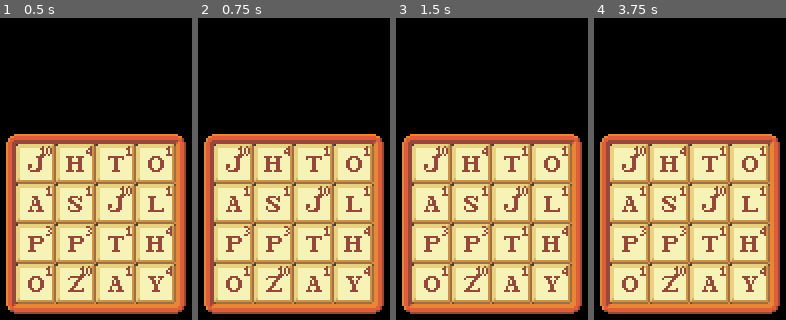
Above: before the commit, frames 1-4 (left to right).
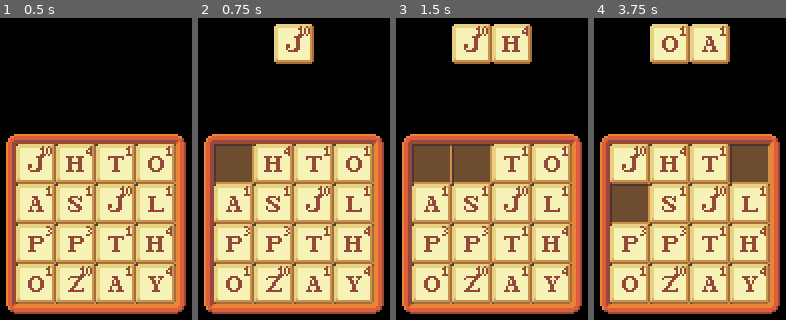
Above: after the commit, the same moments.

Repository: jakubg1/q-stab
Game: Godot game, scene res://scenes/main.tscn
Two runs of this game, one before a commit and one after it. Both use one fixed random seed, a clock stepped at 60 frames per second and the inputs below.
Inputs (mouse positions are in pixels of both pictures, inside the frame that each line leads up to):
- Up to frame 1 (0.5 s): no input
- Up to frame 2 (0.75 s): tap Enter at 0.5 s; move the mouse to (234, 162) at 0.52 s; hold Shift from 0.53 s (still down); tap Backspace at 0.6 s; click (234, 162) at 0.67 s
- Up to frame 3 (1.5 s): tap Space at 1.25 s; move the mouse to (472, 162) at 1.27 s; release Shift at 1.28 s; tap Shift at 1.35 s; click (472, 162) at 1.42 s
- Up to frame 4 (3.75 s): tap Delete at 1.55, 2.1 s; tap Enter at 2, 3.5 s; move the mouse to (709, 162) at 2.02 s; click (709, 162) at 2.17 s; tap Backspace at 2.3, 2.85 s; tap Space at 2.75 s; move the mouse to (749, 162) at 2.77 s; click (749, 162) at 2.92 s; tap Shift at 3.05 s; move the mouse to (630, 205) at 3.52 s; hold Shift from 3.53 s (still down); click (630, 205) at 3.67 s

Frame 1 is identical in both runs. In frame 2, 5.5% of the frame differs, in the area x 8-61%, y 1-55%; in frame 3, 11%, in the area x 8-71%, y 1-55%; in frame 4, 11%.

Commit message:
Implement letter staging, fix mouse input
- Fixed mouse input not working.
- Letters can be now moved to the stage area and back to the rack.
  - The player can move the tiles to the staging area both by typing them in or by clicking them.
    - Typing U after a Qu tile is placed is suppressed for QoL purposes.
  - The player can move the tiles back to the rack by:
    - pressing Backspace to remove the most recent tile,
    - pressing Shift+Backspace, Delete or Escape to remove all letters,
    - clicking any letter in the staging area to remove that and all subsequent letters.
- Re-anchored the letter tile to the top left corner instead of center.
- The window scaling has been set to viewport.
- Cleaned up some code in terms of boolean comparisons, type inferrence and stuff like that.

Diff:
--- a/project.godot
+++ b/project.godot
@@ -23,6 +23,7 @@
 
 window/size/viewport_width=1200
 window/size/viewport_height=675
+window/stretch/mode="viewport"
 
 [physics]
 
--- a/scenes/game.tscn
+++ b/scenes/game.tscn
@@ -1,5 +1,6 @@
 [gd_scene format=3 uid="uid://b7a1vg5211i7h"]
 
+[ext_resource type="Script" uid="uid://bri670w5c1is5" path="res://scripts/letter_manager.gd" id="1_lnu2h"]
 [ext_resource type="PackedScene" uid="uid://eks5o40sbdl2" path="res://scenes/letter_rack.tscn" id="1_uwrxv"]
 [ext_resource type="PackedScene" uid="uid://dmcu3x7vffmda" path="res://scenes/letter_stage.tscn" id="2_yqjtg"]
 
@@ -11,8 +12,11 @@
 mouse_filter = 2
 color = Color(0, 0, 0, 1)
 
-[node name="LetterRack" parent="." unique_id=1857639040 instance=ExtResource("1_uwrxv")]
+[node name="LetterManager" type="Node" parent="." unique_id=726949799]
+script = ExtResource("1_lnu2h")
+
+[node name="LetterRack" parent="LetterManager" unique_id=1857639040 instance=ExtResource("1_uwrxv")]
 position = Vector2(160, 120)
 
-[node name="LetterStage" parent="." unique_id=354605681 instance=ExtResource("2_yqjtg")]
+[node name="LetterStage" parent="LetterManager" unique_id=354605681 instance=ExtResource("2_yqjtg")]
 position = Vector2(200, 60)
--- a/scenes/letter_tile.tscn
+++ b/scenes/letter_tile.tscn
@@ -20,14 +20,17 @@
 
 [node name="Tile" type="Sprite2D" parent="." unique_id=229477545]
 texture = SubResource("AtlasTexture_aifkk")
+centered = false
 
 [node name="Letter" type="Sprite2D" parent="Tile" unique_id=149417277]
 texture = SubResource("AtlasTexture_rw07q")
+centered = false
 
 [node name="Hover" type="Area2D" parent="." unique_id=1136965543]
 script = ExtResource("3_1gko5")
 
 [node name="HoverRect" type="CollisionShape2D" parent="Hover" unique_id=1665111346]
+position = Vector2(10, 10)
 shape = SubResource("RectangleShape2D_pbye1")
 
 [connection signal="mouse_entered" from="Hover" to="Hover" method="_on_mouse_entered"]
--- a/scenes/main.tscn
+++ b/scenes/main.tscn
@@ -21,6 +21,7 @@
 
 [node name="SubViewport" type="SubViewport" parent="SubViewportContainer" unique_id=39051748]
 handle_input_locally = false
+physics_object_picking = true
 size = Vector2i(400, 225)
 render_target_update_mode = 4
 
--- /dev/null
+++ b/scripts/letter_manager.gd
@@ -0,0 +1,83 @@
+extends Node
+
+@onready var letterRack: Node2D = $LetterRack
+@onready var letterStage: Node2D = $LetterStage
+
+# Moves a letter from the specified index in the rack to the stage.
+func moveLetterToStage(index: int) -> void:
+	var tile = letterRack.getTile(index)
+	if tile:
+		letterStage.addTile(tile)
+
+# Moves a letter from the specified key being pressed from the rack to the stage.
+func moveLetterToStageFromKey(letter: String) -> void:
+	# Do not move a U after a Qu tile. QoL FTW!
+	if letter == "u":
+		var lastTile = letterStage.getLastTile()
+		if lastTile and lastTile.getLetter() == "q":
+			return
+	# Look for the appropriate tile in the rack and move it if it exists.
+	var tile = letterRack.getTileFromLetter(letter)
+	if tile:
+		letterStage.addTile(tile)
+
+# Moves the last letter from the stage back to the rack and returns it.
+# If no letters were in the stage, does nothing and returns `null`.
+func moveLetterToRack() -> Node:
+	var tile = letterStage.removeTile()
+	if tile:
+		letterRack.returnTile(tile)
+	return tile
+
+# Moves all letters from the stage back to the rack.
+func moveAllLettersToRack() -> void:
+	while true:
+		var lastTile = moveLetterToRack()
+		if not lastTile:
+			break
+
+# Moves all letters from the stage back to the rack until the specified tile (inclusive!).
+func moveLettersToRackUntil(tile: Node) -> void:
+	while true:
+		var lastTile = moveLetterToRack()
+		if not lastTile or lastTile == tile:
+			break
+
+# Called when the node enters the scene tree for the first time.
+func _ready() -> void:
+	pass # Replace with function body.
+
+# Called every frame. 'delta' is the elapsed time since the previous frame.
+func _process(delta: float) -> void:
+	pass
+
+# Called on an input event.
+func _input(event: InputEvent) -> void:
+	if event is InputEventMouseButton and event.pressed:
+		# Handle mouse button presses.
+		if event.button_index == MOUSE_BUTTON_LEFT:
+			# Check rack -> stage
+			var tile = letterRack.getHoveredTile()
+			if tile:
+				letterStage.addTile(tile)
+			else:
+				# Check stage -> rack
+				var stageTile = letterStage.getHoveredTile()
+				if stageTile:
+					moveLettersToRackUntil(stageTile)
+	if event is InputEventKey and event.pressed:
+		# Handle keyboard keys.
+		if event.keycode == KEY_BACKSPACE:
+			if Input.is_key_pressed(KEY_SHIFT):
+				moveAllLettersToRack()
+			else:
+				moveLetterToRack()
+		elif event.keycode == KEY_DELETE:
+			moveAllLettersToRack()
+		elif event.keycode == KEY_ESCAPE:
+			moveAllLettersToRack()
+		else:
+			# Handle a letter being pressed.
+			var code = event.get_unicode()
+			if code != 0:
+				moveLetterToStageFromKey(char(code))
--- a/scripts/letter_rack.gd
+++ b/scripts/letter_rack.gd
@@ -3,16 +3,23 @@
 const LETTER_TILE := preload("res://scenes/letter_tile.tscn")
 var tiles: Dictionary[int, Node] = {}
 
-# Returns the tile node position at specific coordinates.
-func getTilePosition(x: int, y: int) -> Vector2:
-	return Vector2(x * 20 + 10, y * 20 + 10)
+# Returns the tile node position at specific index.
+func getTilePosition(index: int) -> Vector2:
+	return Vector2((index % 4) * 20, (index / 4) * 20)
 
-# Adds a new tile to the rack at given coordinates.
+# Adds a new tile to the rack at given index.
 func addTile(index: int) -> void:
 	var tile = LETTER_TILE.instantiate()
 	tiles[index] = tile
 	$Letters.add_child(tile)
-	tile.position = getTilePosition(index % 4, index / 4)
+	tile.position = getTilePosition(index)
+	tile.setRackIndex(index)
+
+# Returns the specified tile back to the rack.
+func returnTile(tile: Node) -> void:
+	tile.setOnRack(true)
+	tile.reparent(self)
+	tile.position = getTilePosition(tile.getRackIndex())
 
 # Returns a tile at given tile index.
 func getTile(index: int) -> Node:
@@ -21,29 +28,24 @@
 # Returns the first tile matching the given letter, or `null` if there isn't any.
 func getTileFromLetter(letter: String) -> Node:
 	for i in 16:
-		var tile := getTile(i)
-		if tile.getLetter() == letter:
-			print(i)
+		var tile = getTile(i)
+		if tile.isOnRack() and tile.getLetter() == letter:
+			return tile
+	return null
+
+# Returns the currently hovered tile, or `null` if there isn't any.
+func getHoveredTile() -> Node:
+	for i in 16:
+		var tile = getTile(i)
+		if tile.isOnRack() and tile.isHovered():
 			return tile
 	return null
 
 # Called when the node enters the scene tree for the first time.
 func _ready() -> void:
-	set_process_input(true)
 	for i in 16:
 		addTile(i)
 
 # Called every frame. 'delta' is the elapsed time since the previous frame.
 func _process(delta: float) -> void:
-	for i in 16:
-		var tile := getTile(i)
-		if tile.isHovered():
-			print("Hovered: " + str(i))
-
-# Called on an input event.
-func _input(event: InputEvent):
-	if event is InputEventKey && event.pressed:
-		var code: int = event.get_unicode()
-		if code != 0:
-			var letter: String = char(event.get_unicode())
-			print(getTileFromLetter(letter))
+	pass
--- a/scripts/letter_stage.gd
+++ b/scripts/letter_stage.gd
@@ -4,16 +4,32 @@
 
 # Takes the specified tile out of the rack and moves it to the stage.
 func addTile(tile: Node) -> void:
-	pass
+	tile.setOnRack(false)
+	tile.reparent(self)
+	tiles.append(tile)
+	refreshTilePositions()
 
-# Removes the last tile from the stage and moves it back to the rack.
-func removeTile() -> void:
-	pass
+# Removes the last tile from the stage and returns it.
+func removeTile() -> Node:
+	var tile = tiles.pop_back()
+	refreshTilePositions()
+	return tile
 
 # Removes all tiles from the stage and moves them back to the rack.
 func removeAllTiles() -> void:
 	while len(tiles) > 0:
 		removeTile()
+
+# Returns the most recent (rightmost) tile in the stage, or `null` if the stage is empty.
+func getLastTile() -> Node:
+	return tiles[-1] if len(tiles) > 0 else null
+
+# Returns the currently hovered tile in the stage, or `null` if none is hovered.
+func getHoveredTile() -> Node:
+	for tile in tiles:
+		if tile.isHovered():
+			return tile
+	return null
 
 # Returns a word comprised of the current tiles in the stage.
 func getWord() -> String:
@@ -21,7 +37,12 @@
 
 # Returns a tile node position based on the index in the stage.
 func getTilePosition(i: int) -> Vector2:
-	return Vector2(i * 20 - (len(tiles) - 1) * 10, 0)
+	return Vector2(i * 20 - len(tiles) * 10, 0)
+
+# Moves all tiles on stage to their correct locations.
+func refreshTilePositions() -> void:
+	for i in range(len(tiles)):
+		tiles[i].position = getTilePosition(i)
 
 # Called when the node enters the scene tree for the first time.
 func _ready() -> void:
--- a/scripts/letter_tile.gd
+++ b/scripts/letter_tile.gd
@@ -2,6 +2,8 @@
 
 const LETTERS := "abcdefghijklmnopqrstuvwxyz*"
 var letter := "a"
+var onRack := true
+var rackIndex := 0
 
 # Sets a letter on this Tile.
 # `letter` must be a valid lowercase letter.
@@ -16,6 +18,23 @@
 func getLetter() -> String:
 	return letter
 
+# Sets whether this tile is currently on rack.
+func setOnRack(onRack: bool) -> void:
+	self.onRack = onRack
+
+# Returns whether this tile is currently on rack.
+func isOnRack() -> bool:
+	return onRack
+
+# Sets this tile's rack index.
+func setRackIndex(index: int) -> void:
+	self.rackIndex = index
+
+# Returns this tile's rack index.
+# This is used so that the tile can be moved back to its home position on the rack.
+func getRackIndex() -> int:
+	return rackIndex
+
 # Returns `true` if this tile is hovered.
 func isHovered() -> bool:
 	return $Hover.hovered
Not shown, added: scripts/letter_manager.gd.uid
